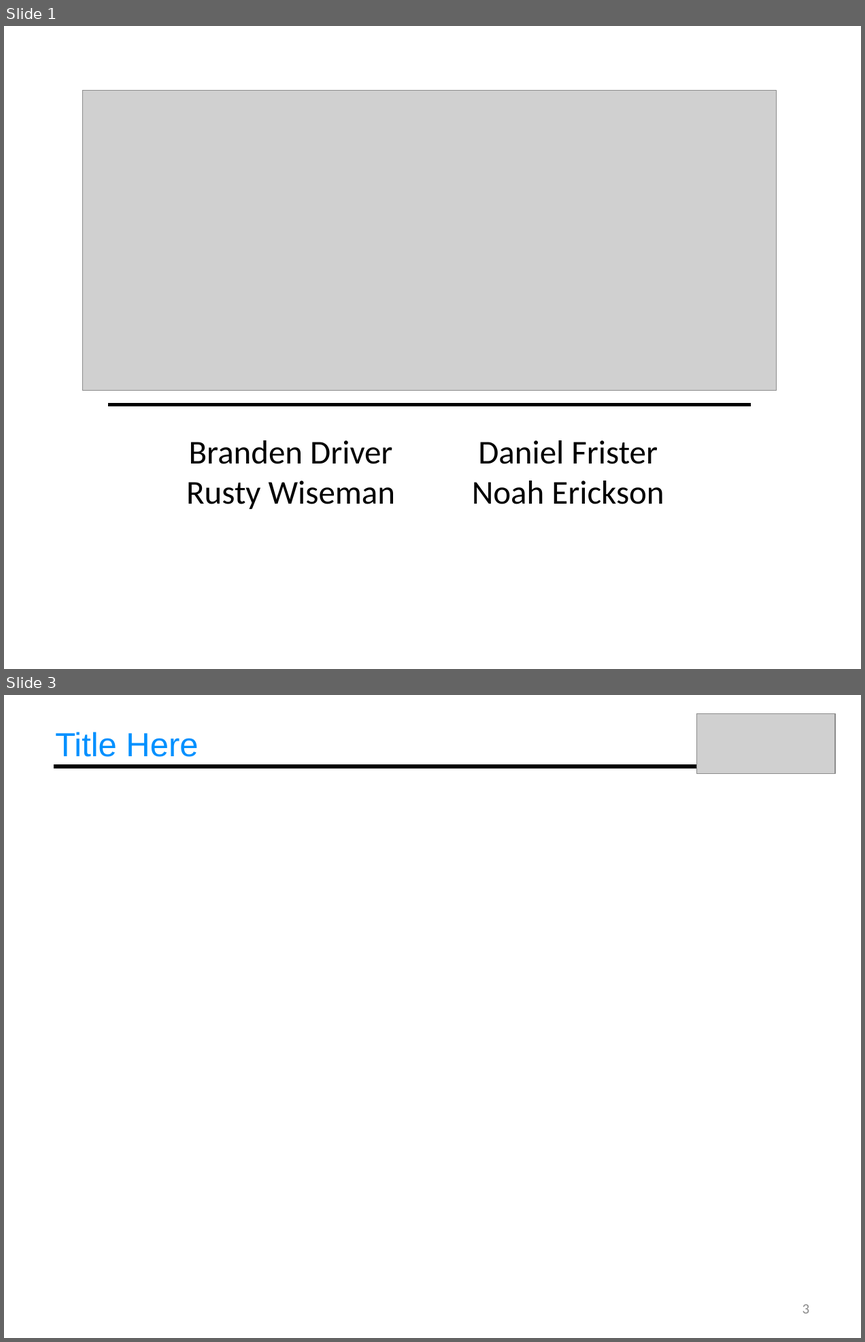
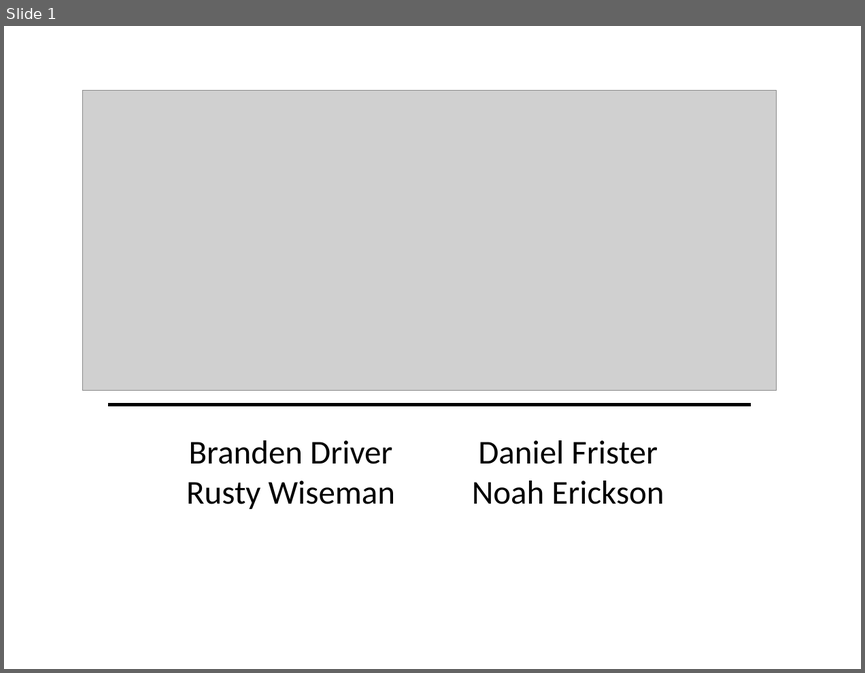
Before and after one commit to dfrister/Practicum2014, a slide deck: Presentation/T04_Presentation.pptx. Shown one above the other, each under a label of ours: slides 1 and 3 before the commit, slide 1 after it; the slides between them are not shown. The pictures are 865x1342 and 865x673 pixels, drawn with LibreOffice and Linux fonts; fonts in the diff are those of the drawing; grey boxes stand for pictures. Boxes give left, top, right and bottom in pixels: in the first picture for what was removed or moved away, otherwise in the second. Text is boxed around its words. In the diff, an @@ line names an element or a change of style, - is before the commit and + after.

```diff
--- a/Presentation/T04_Presentation.pptx
+++ b/Presentation/T04_Presentation.pptx
@@ slide 3 removed at (4,695,861,1338), background #FFFFFF @@
@@ picture removed at (696,714,835,774) @@
@@ text removed at (55,732,198,757) @@
-Title Here
@@ line removed from (696, 766) to (54, 766) @@
@@ page number removed at (802,1304,810,1313) @@
-3
```
Also in this commit, not shown: 12 slides added, 2 other slides removed, 3 other files.
